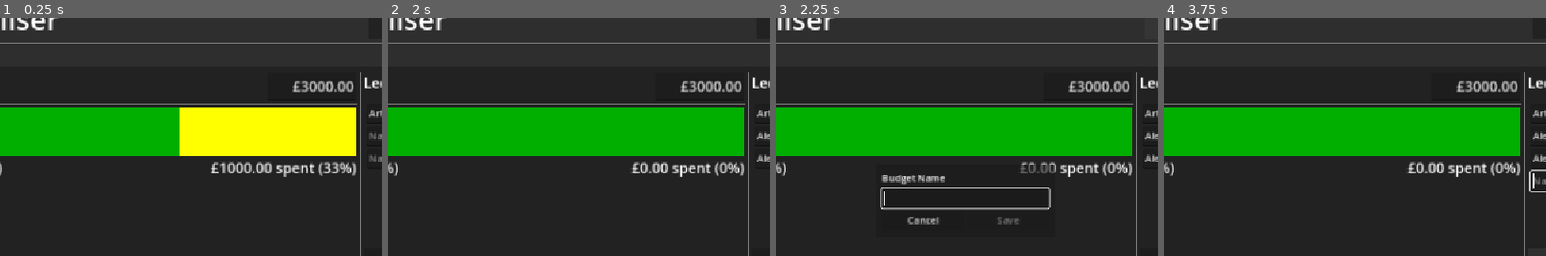
Above: before the commit, frames 1-4 (left to right).
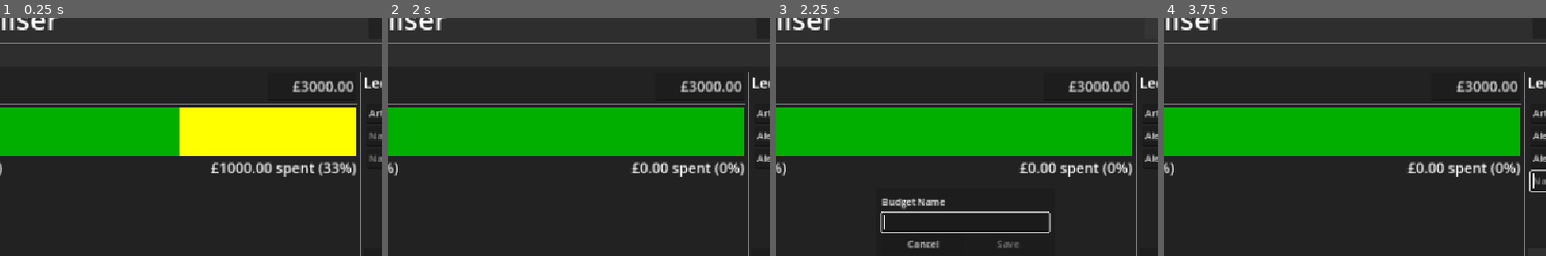
Above: after the commit, the same moments.

Repository: phrasmotica/budget-visualiser
Game: Godot game, scene res://app.tscn
Same seed, same stepped clock (60 frames per second), same inputs: the game is played once before the commit and once after it.
Inputs (mouse positions are % of the whole screen's width and height, from its top left):
- Up to frame 1 (0.25 s): no input
- Up to frame 2 (2 s): click (81, 31) at 0.52 s; type "Alex" at 0.6 s; click (81, 36) at 0.75 s; type "Alex" at 0.83 s; click (81, 73) at 0.98 s; type "Alex" at 1.07 s; click (81, 78) at 1.27 s; type "Alex" at 1.35 s
- Up to frame 3 (2.25 s): click "Edit" at 2 s
- Up to frame 4 (3.75 s): click "Cancel" at 2.75 s; click "+" at 3.5 s
The pictures show only the part of the screen within x 25-75%, y 7-57%; the shares and areas given below are measured in that part.

Frames 1-2 are identical in both runs. In frame 3, 3.2% of the frame differs, in the area x 27-73%, y 61-97%; in frame 4, nothing differs.

Commit message:
Create keyboard-operated menu for performing common commands
Squashed commit of the following:

commit 6209c440f26a7a99714d4c1e95e0ac2c9339c843
Author: Julian Lawrance <julian.lawrance@gmail.com>
Date:   Thu Nov 14 18:22:00 2024 +0000

    Fix logic for showing/hiding rename modal

commit fadc0eaa9aaa3d85a50440191133e07156ca985e
Author: Julian Lawrance <julian.lawrance@gmail.com>
Date:   Thu Nov 14 18:21:47 2024 +0000

    Disable hold key for modify mode while rename modal is open

commit c78036571d8f88ecc966be9f5f7dc7278ff79328
Author: Julian Lawrance <julian.lawrance@gmail.com>
Date:   Thu Nov 14 09:00:40 2024 +0000

    Create scene for entire budget UI, so that we can instantiate multiple of them

commit f07a28cdca9e2ab094f83c19becfc5cdc233c02b
Author: Julian Lawrance <julian.lawrance@gmail.com>
Date:   Thu Nov 14 08:52:43 2024 +0000

    Create scene for handling creation of new budget

commit 454e79b874e6e1def9f404e173d3e8cef5c948d6
Author: Julian Lawrance <julian.lawrance@gmail.com>
Date:   Thu Nov 14 08:47:16 2024 +0000

    Create scene for handling file menu commands

commit b9c8cc9c4c20b8a18999520a8aecb5fbba383eb8
Author: Julian Lawrance <julian.lawrance@gmail.com>
Date:   Thu Nov 14 08:08:26 2024 +0000

    Handle different commands from file menu after it is deactivated

commit 5dac863e804029d02bff4cbd8b501503b887351a
Author: Julian Lawrance <julian.lawrance@gmail.com>
Date:   Wed Nov 13 22:49:28 2024 +0000

    Create separate node for handling holding of Alt key to show file menu

commit 4a75a2e8330c927af5426f2de8cc88f40f383a1e
Author: Julian Lawrance <julian.lawrance@gmail.com>
Date:   Wed Nov 13 22:12:58 2024 +0000

    Ensure bills are written internally when budget is injected

commit b3853aad8c220ec4e25a7c4228ac104e2e463c1f
Author: Julian Lawrance <julian.lawrance@gmail.com>
Date:   Wed Nov 13 08:14:39 2024 +0000

    Add file menu to UI scene as a modal. Hold Alt key to make it appear

commit 2a65d2a58cd8b12dbefc0e48920a8e3671fcb376
Author: Julian Lawrance <julian.lawrance@gmail.com>
Date:   Wed Nov 13 07:53:01 2024 +0000

    Handle visibility of rename modal via its container node

commit 58ff947fa9d4bd69cd93867141e4db60c0a9279e
Author: Julian Lawrance <julian.lawrance@gmail.com>
Date:   Wed Nov 13 07:43:57 2024 +0000

    Fix size of rename modal container

commit 626f91540741952f342538194df1df41a00f940f
Author: Julian Lawrance <julian.lawrance@gmail.com>
Date:   Tue Nov 12 23:01:36 2024 +0000

    Create file menu scene, with options that can be selected via an index

commit fc1ea9344cc5eb996d6453862f123d33415f0cb5
Author: Julian Lawrance <julian.lawrance@gmail.com>
Date:   Tue Nov 12 23:01:15 2024 +0000

    Create theme with a custom MarginContainer override

Diff:
--- a/project.godot
+++ b/project.godot
@@ -23,8 +23,16 @@
 
 [input]
 
-ledger_delete_mode={
+modify_mode={
 "deadzone": 0.5,
 "events": [Object(InputEventKey,"resource_local_to_scene":false,"resource_name":"","device":-1,"window_id":0,"alt_press …(195 unchanged characters)…
 ]
 }
+file_menu_new_budget={
+"deadzone": 0.5,
+"events": []
+}
+file_menu_cancel={
+"deadzone": 0.5,
+"events": []
+}
--- /dev/null
+++ b/scenes/budget_container.tscn
@@ -0,0 +1,44 @@
+[gd_scene load_steps=4 format=3 uid="uid://c8636n1ymhc22"]
+
+[ext_resource type="PackedScene" uid="uid://ccpu37idlsyu8" path="res://scenes/budget_panel.tscn" id="1_ceist"]
+[ext_resource type="Script" path="res://scripts/budget_container.gd" id="1_sqxfy"]
+[ext_resource type="PackedScene" uid="uid://cgkqk55qden81" path="res://scenes/ledger_panel.tscn" id="2_vk38n"]
+
+[node name="BudgetContainer" type="MarginContainer"]
+theme_override_constants/margin_left = 10
+theme_override_constants/margin_top = 10
+theme_override_constants/margin_right = 10
+theme_override_constants/margin_bottom = 10
+script = ExtResource("1_sqxfy")
+metadata/_tab_index = 0
+
+[node name="HBoxContainer" type="HBoxContainer" parent="."]
+layout_mode = 2
+size_flags_vertical = 3
+
+[node name="BudgetPanel" parent="HBoxContainer" instance=ExtResource("1_ceist")]
+unique_name_in_owner = true
+layout_mode = 2
+spent = 20.0
+
+[node name="VSeparator" type="VSeparator" parent="HBoxContainer"]
+layout_mode = 2
+
+[node name="VBoxContainer" type="VBoxContainer" parent="HBoxContainer"]
+layout_mode = 2
+
+[node name="LedgerPanel" parent="HBoxContainer/VBoxContainer" instance=ExtResource("2_vk38n")]
+unique_name_in_owner = true
+layout_mode = 2
+size_flags_vertical = 3
+colour_hint = Color(0, 0.686275, 1, 1)
+
+[node name="BillsPanel" parent="HBoxContainer/VBoxContainer" instance=ExtResource("2_vk38n")]
+unique_name_in_owner = true
+layout_mode = 2
+title = "Bills"
+colour_hint = Color(1, 1, 0, 1)
+
+[connection signal="budget_changed" from="HBoxContainer/BudgetPanel" to="." method="_on_budget_panel_budget_changed"]
+[connection signal="transactions_changed" from="HBoxContainer/VBoxContainer/LedgerPanel" to="HBoxContainer/BudgetPanel" method="_on_ledger_panel_transactions_changed"]
+[connection signal="transactions_changed" from="HBoxContainer/VBoxContainer/BillsPanel" to="HBoxContainer/BudgetPanel" method="_on_bills_panel_transactions_changed"]
--- /dev/null
+++ b/scenes/budget_manager.tscn
@@ -0,0 +1,6 @@
+[gd_scene load_steps=2 format=3 uid="uid://bl67pmumsstv4"]
+
+[ext_resource type="Script" path="res://scripts/budget_manager.gd" id="1_b8aut"]
+
+[node name="BudgetManager" type="Node"]
+script = ExtResource("1_b8aut")
--- /dev/null
+++ b/scenes/file_menu.tscn
@@ -0,0 +1,42 @@
+[gd_scene load_steps=5 format=3 uid="uid://bgmkiacpl2puo"]
+
+[ext_resource type="Theme" uid="uid://gho3l34xmwce" path="res://themes/theme_default.tres" id="1_xa7gm"]
+[ext_resource type="Script" path="res://scripts/file_menu.gd" id="2_8bcol"]
+[ext_resource type="PackedScene" uid="uid://crimg3ende341" path="res://scenes/file_menu_option.tscn" id="3_fcfp3"]
+[ext_resource type="Texture2D" uid="uid://cc860eh4dkj3v" path="res://assets/sprites/cancel.png" id="3_lwauh"]
+
+[node name="FileMenu" type="PanelContainer" node_paths=PackedStringArray("options")]
+offset_right = 224.0
+offset_bottom = 120.0
+theme = ExtResource("1_xa7gm")
+script = ExtResource("2_8bcol")
+options = [NodePath("MarginContainer/VBoxContainer/HBoxContainer/NewBudgetOption"), NodePath("MarginContainer/VBoxContainer/HBoxContainer/CancelOption")]
+
+[node name="MarginContainer" type="MarginContainer" parent="."]
+layout_mode = 2
+theme_type_variation = &"MenuMargins"
+
+[node name="VBoxContainer" type="VBoxContainer" parent="MarginContainer"]
+layout_mode = 2
+
+[node name="HBoxContainer" type="HBoxContainer" parent="MarginContainer/VBoxContainer"]
+layout_mode = 2
+theme_override_constants/separation = 10
+
+[node name="NewBudgetOption" parent="MarginContainer/VBoxContainer/HBoxContainer" instance=ExtResource("3_fcfp3")]
+layout_mode = 2
+option_text = "New Budget"
+input = &"file_menu_new_budget"
+
+[node name="CancelOption" parent="MarginContainer/VBoxContainer/HBoxContainer" instance=ExtResource("3_fcfp3")]
+self_modulate = Color(0.411765, 0.411765, 0.411765, 1)
+layout_mode = 2
+texture = ExtResource("3_lwauh")
+option_text = "Cancel"
+input = &"file_menu_cancel"
+
+[node name="OptionLabel" type="Label" parent="MarginContainer/VBoxContainer"]
+unique_name_in_owner = true
+layout_mode = 2
+text = "New Budget"
+horizontal_alignment = 1
--- /dev/null
+++ b/scenes/file_menu_handler.tscn
@@ -0,0 +1,6 @@
+[gd_scene load_steps=2 format=3 uid="uid://c3l41x5rhwvjq"]
+
+[ext_resource type="Script" path="res://scripts/file_menu_handler.gd" id="1_t7ghg"]
+
+[node name="FileMenuHandler" type="Node"]
+script = ExtResource("1_t7ghg")
--- /dev/null
+++ b/scenes/file_menu_option.tscn
@@ -0,0 +1,10 @@
+[gd_scene load_steps=3 format=3 uid="uid://crimg3ende341"]
+
+[ext_resource type="Texture2D" uid="uid://dcbjprxcc0j6g" path="res://assets/sprites/files.png" id="1_ljgo2"]
+[ext_resource type="Script" path="res://scripts/file_menu_option.gd" id="2_vjsj1"]
+
+[node name="FileMenuOption" type="TextureRect"]
+custom_minimum_size = Vector2(100, 100)
+texture = ExtResource("1_ljgo2")
+expand_mode = 2
+script = ExtResource("2_vjsj1")
--- /dev/null
+++ b/scenes/hold_to_show_handler.tscn
@@ -0,0 +1,3 @@
+[gd_scene format=3 uid="uid://8q1uq48mpi7u"]
+
+[node name="HoldToShowHandler" type="Node"]
--- a/scenes/rename_modal.tscn
+++ b/scenes/rename_modal.tscn
@@ -1,17 +1,17 @@
-[gd_scene load_steps=2 format=3 uid="uid://dgdeqr1qdbinj"]
+[gd_scene load_steps=3 format=3 uid="uid://dgdeqr1qdbinj"]
 
 [ext_resource type="Script" path="res://scripts/rename_modal.gd" id="1_3xtd5"]
+[ext_resource type="Theme" uid="uid://gho3l34xmwce" path="res://themes/theme_default.tres" id="1_hwphd"]
 
 [node name="RenameModal" type="PanelContainer"]
 custom_minimum_size = Vector2(300, 0)
+theme = ExtResource("1_hwphd")
 script = ExtResource("1_3xtd5")
 
 [node name="MarginContainer" type="MarginContainer" parent="."]
 layout_mode = 2
-theme_override_constants/margin_left = 10
-theme_override_constants/margin_top = 10
-theme_override_constants/margin_right = 10
-theme_override_constants/margin_bottom = 10
+theme = ExtResource("1_hwphd")
+theme_type_variation = &"MenuMargins"
 
 [node name="VBoxContainer" type="VBoxContainer" parent="MarginContainer"]
 layout_mode = 2
--- a/scenes/ui.tscn
+++ b/scenes/ui.tscn
@@ -1,15 +1,21 @@
-[gd_scene load_steps=5 format=3 uid="uid://5eq1bvek10ef"]
+[gd_scene load_steps=9 format=3 uid="uid://5eq1bvek10ef"]
 
 [ext_resource type="Script" path="res://scripts/ui.gd" id="1_5131p"]
-[ext_resource type="PackedScene" uid="uid://ccpu37idlsyu8" path="res://scenes/budget_panel.tscn" id="1_iffwd"]
-[ext_resource type="PackedScene" uid="uid://cgkqk55qden81" path="res://scenes/ledger_panel.tscn" id="1_tkijw"]
+[ext_resource type="PackedScene" uid="uid://bl67pmumsstv4" path="res://scenes/budget_manager.tscn" id="2_l7a7o"]
+[ext_resource type="PackedScene" uid="uid://c8636n1ymhc22" path="res://scenes/budget_container.tscn" id="3_612qx"]
+[ext_resource type="Script" path="res://scripts/hold_to_show_handler.gd" id="3_mp87e"]
 [ext_resource type="PackedScene" uid="uid://dgdeqr1qdbinj" path="res://scenes/rename_modal.tscn" id="4_rr6x4"]
+[ext_resource type="PackedScene" uid="uid://bgmkiacpl2puo" path="res://scenes/file_menu.tscn" id="5_e440t"]
+[ext_resource type="PackedScene" uid="uid://8q1uq48mpi7u" path="res://scenes/hold_to_show_handler.tscn" id="6_apiio"]
+[ext_resource type="PackedScene" uid="uid://c3l41x5rhwvjq" path="res://scenes/file_menu_handler.tscn" id="8_1i7fs"]
 
 [node name="UI" type="PanelContainer"]
 custom_minimum_size = Vector2(1280, 720)
 offset_right = 1280.0
 offset_bottom = 800.0
 script = ExtResource("1_5131p")
+
+[node name="BudgetManager" parent="." instance=ExtResource("2_l7a7o")]
 
 [node name="MarginContainer" type="MarginContainer" parent="."]
 layout_mode = 2
@@ -59,59 +65,53 @@
 theme_override_constants/side_margin = 0
 current_tab = 0
 
-[node name="BudgetContainer" type="MarginContainer" parent="MarginContainer/VBoxContainer/TabContainer"]
-layout_mode = 2
-theme_override_constants/margin_left = 10
-theme_override_constants/margin_top = 10
-theme_override_constants/margin_right = 10
-theme_override_constants/margin_bottom = 10
-metadata/_tab_index = 0
-
-[node name="HBoxContainer" type="HBoxContainer" parent="MarginContainer/VBoxContainer/TabContainer/BudgetContainer"]
-layout_mode = 2
-size_flags_vertical = 3
-
-[node name="BudgetPanel" parent="MarginContainer/VBoxContainer/TabContainer/BudgetContainer/HBoxContainer" instance=ExtResource("1_iffwd")]
+[node name="BudgetContainer" parent="MarginContainer/VBoxContainer/TabContainer" instance=ExtResource("3_612qx")]
 unique_name_in_owner = true
 layout_mode = 2
-spent = 20.0
-
-[node name="VSeparator" type="VSeparator" parent="MarginContainer/VBoxContainer/TabContainer/BudgetContainer/HBoxContainer"]
-layout_mode = 2
-
-[node name="VBoxContainer" type="VBoxContainer" parent="MarginContainer/VBoxContainer/TabContainer/BudgetContainer/HBoxContainer"]
-layout_mode = 2
-
-[node name="LedgerPanel" parent="MarginContainer/VBoxContainer/TabContainer/BudgetContainer/HBoxContainer/VBoxContainer" instance=ExtResource("1_tkijw")]
-unique_name_in_owner = true
-layout_mode = 2
-size_flags_vertical = 3
-colour_hint = Color(0, 0.686275, 1, 1)
-
-[node name="BillsPanel" parent="MarginContainer/VBoxContainer/TabContainer/BudgetContainer/HBoxContainer/VBoxContainer" instance=ExtResource("1_tkijw")]
-unique_name_in_owner = true
-layout_mode = 2
-title = "Bills"
-colour_hint = Color(1, 1, 0, 1)
 
 [node name="ModalLayer" type="CanvasLayer" parent="."]
 
 [node name="RenameModalContainer" type="CenterContainer" parent="ModalLayer"]
 unique_name_in_owner = true
-custom_minimum_size = Vector2(1280, 720)
+custom_minimum_size = Vector2(1280, 800)
 offset_right = 1280.0
 offset_bottom = 720.0
-mouse_filter = 2
+mouse_filter = 0
 
 [node name="RenameModal" parent="ModalLayer/RenameModalContainer" instance=ExtResource("4_rr6x4")]
 unique_name_in_owner = true
 layout_mode = 2
 
+[node name="FileMenuContainer" type="CenterContainer" parent="ModalLayer"]
+unique_name_in_owner = true
+offset_right = 1280.0
+offset_bottom = 800.0
+mouse_filter = 0
+
+[node name="HoldToShowHandler" parent="ModalLayer/FileMenuContainer" node_paths=PackedStringArray("control_to_show") instance=ExtResource("6_apiio")]
+script = ExtResource("3_mp87e")
+input = &"modify_mode"
+control_to_show = NodePath("..")
+
+[node name="FileMenu" parent="ModalLayer/FileMenuContainer" instance=ExtResource("5_e440t")]
+unique_name_in_owner = true
+layout_mode = 2
+
+[node name="FileMenuHandler" parent="ModalLayer/FileMenuContainer/FileMenu" node_paths=PackedStringArray("file_menu") instance=ExtResource("8_1i7fs")]
+unique_name_in_owner = true
+file_menu = NodePath("..")
+
+[connection signal="modal_hidden" from="." to="ModalLayer/FileMenuContainer/HoldToShowHandler" method="_on_ui_modal_hidden"]
+[connection signal="modal_shown" from="." to="ModalLayer/FileMenuContainer/HoldToShowHandler" method="_on_ui_modal_shown"]
+[connection signal="created_new_budget" from="BudgetManager" to="." method="_on_budget_manager_created_new_budget"]
 [connection signal="pressed" from="MarginContainer/VBoxContainer/HBoxContainer2/EditButton" to="." method="_on_edit_button_pressed"]
 [connection signal="pressed" from="MarginContainer/VBoxContainer/HBoxContainer2/LoadButton" to="." method="_on_load_button_pressed"]
 [connection signal="pressed" from="MarginContainer/VBoxContainer/HBoxContainer2/SaveButton" to="." method="_on_save_button_pressed"]
-[connection signal="budget_changed" from="MarginContainer/VBoxContainer/TabContainer/BudgetContainer/HBoxContainer/BudgetPanel" to="." method="_on_budget_panel_budget_changed"]
-[connection signal="transactions_changed" from="MarginContainer/VBoxContainer/TabContainer/BudgetContainer/HBoxContainer/VBoxContainer/LedgerPanel" to="MarginContainer/VBoxContainer/TabContainer/BudgetContainer/HBoxContainer/BudgetPanel" method="_on_ledger_panel_transactions_changed"]
-[connection signal="transactions_changed" from="MarginContainer/VBoxContainer/TabContainer/BudgetContainer/HBoxContainer/VBoxContainer/BillsPanel" to="MarginContainer/VBoxContainer/TabContainer/BudgetContainer/HBoxContainer/BudgetPanel" method="_on_bills_panel_transactions_changed"]
+[connection signal="budget_changed" from="MarginContainer/VBoxContainer/TabContainer/BudgetContainer" to="." method="_on_budget_container_budget_changed"]
 [connection signal="modal_hidden" from="ModalLayer/RenameModalContainer/RenameModal" to="." method="_on_rename_modal_modal_hidden"]
 [connection signal="name_submitted" from="ModalLayer/RenameModalContainer/RenameModal" to="." method="_on_rename_modal_name_submitted"]
+[connection signal="activated" from="ModalLayer/FileMenuContainer/HoldToShowHandler" to="." method="_on_file_menu_hold_to_show_handler_activated"]
+[connection signal="activated" from="ModalLayer/FileMenuContainer/HoldToShowHandler" to="ModalLayer/FileMenuContainer/FileMenu/FileMenuHandler" method="_on_hold_to_show_handler_activated"]
+[connection signal="deactivated" from="ModalLayer/FileMenuContainer/HoldToShowHandler" to="." method="_on_file_menu_hold_to_show_handler_deactivated"]
+[connection signal="deactivated" from="ModalLayer/FileMenuContainer/HoldToShowHandler" to="ModalLayer/FileMenuContainer/FileMenu/FileMenuHandler" method="_on_hold_to_show_handler_deactivated"]
+[connection signal="new_budget" from="ModalLayer/FileMenuContainer/FileMenu/FileMenuHandler" to="BudgetManager" method="_on_file_menu_handler_new_budget"]
--- /dev/null
+++ b/scripts/budget_container.gd
@@ -0,0 +1,29 @@
+@tool
+class_name BudgetContainer extends MarginContainer
+
+@onready
+var budget_panel: BudgetPanel = %BudgetPanel
+
+@onready
+var ledger_panel: LedgerPanel = %LedgerPanel
+
+@onready
+var bills_panel: LedgerPanel = %BillsPanel
+
+signal budget_changed(budget: Budget)
+
+func inject(budget: Budget):
+	budget_panel.inject(budget)
+	ledger_panel.inject(budget.transactions)
+	bills_panel.inject(budget.bills)
+
+func prevent_input():
+	ledger_panel.prevent_input()
+	bills_panel.prevent_input()
+
+func allow_input():
+	ledger_panel.allow_input()
+	bills_panel.allow_input()
+
+func _on_budget_panel_budget_changed(budget: Budget) -> void:
+	budget_changed.emit(budget)
--- /dev/null
+++ b/scripts/budget_manager.gd
@@ -0,0 +1,10 @@
+extends Node
+
+signal created_new_budget(budget: Budget)
+
+func _on_file_menu_handler_new_budget() -> void:
+	var b := Budget.new()
+	b.id = randi()
+	b.name = "New budget"
+
+	created_new_budget.emit(b)
--- a/scripts/budget_panel.gd
+++ b/scripts/budget_panel.gd
@@ -51,6 +51,7 @@
 	update_budget()
 
 	overwrite_transactions(budget.transactions)
+	overwrite_bills(budget.bills)
 
 func update_budget():
 	if total_budget_edit:
--- /dev/null
+++ b/scripts/file_menu.gd
@@ -0,0 +1,52 @@
+@tool
+class_name FileMenu extends PanelContainer
+
+@export
+var selected_index: int = 0:
+	set(value):
+		selected_index = clampi(value, 0, options.size() - 1)
+
+		update_selection()
+
+@export
+var options: Array[FileMenuOption] = []:
+	set(value):
+		options = value
+
+		update_selection()
+
+@onready
+var option_label: Label = %OptionLabel
+
+var _active := false
+
+func _process(_delta: float) -> void:
+	if Input.is_action_just_released("ui_right"):
+		selected_index = (selected_index + 1) % options.size()
+		return
+
+	if Input.is_action_just_released("ui_left"):
+		selected_index = (selected_index - 1 + options.size()) % options.size()
+		return
+
+func activate() -> void:
+	_active = true
+
+func deactivate() -> void:
+	_active = false
+
+func get_command() -> StringName:
+	if not _active:
+		return ""
+
+	return options[selected_index].input
+
+func update_selection() -> void:
+	for i in len(options):
+		if i == selected_index:
+			if option_label:
+				option_label.text = options[i].option_text
+
+			options[i].self_modulate = Color.WHITE
+		else:
+			options[i].self_modulate = Color.DIM_GRAY
--- /dev/null
+++ b/scripts/file_menu_handler.gd
@@ -0,0 +1,25 @@
+class_name FileMenuHandler extends Node
+
+@export
+var file_menu: FileMenu
+
+signal new_budget
+
+func handle():
+	var command := file_menu.get_command()
+	if command.length() <= 0:
+		return
+
+	match command:
+		"file_menu_new_budget":
+			print("Creating a new budget from file menu")
+			new_budget.emit()
+		_:
+			print("Cancelling file menu")
+
+func _on_hold_to_show_handler_activated() -> void:
+	file_menu.activate()
+
+func _on_hold_to_show_handler_deactivated() -> void:
+	handle()
+	file_menu.deactivate()
--- /dev/null
+++ b/scripts/file_menu_option.gd
@@ -0,0 +1,21 @@
+@tool
+class_name FileMenuOption extends TextureRect
+
+@export
+var option_text := "New"
+
+@export
+var input: StringName = "":
+    set(value):
+        input = value
+        update_configuration_warnings()
+
+func _ready():
+    if Engine.is_editor_hint():
+        InputMap.load_from_project_settings()
+
+func _get_configuration_warnings() -> PackedStringArray:
+    if not InputMap.has_action(input):
+        return ["The input '%s' does not exist!" % input]
+
+    return []
--- /dev/null
+++ b/scripts/hold_to_show_handler.gd
@@ -0,0 +1,85 @@
+@tool
+class_name HoldToShowHandler extends Node
+
+@export
+var input: StringName = "":
+	set(value):
+		input = value
+		update_configuration_warnings()
+
+@export_range(1.0, 3.0)
+var duration: float = 1
+
+@export
+var control_to_show: Control
+
+@export
+var disabled := false:
+	set(value):
+		disabled = value
+
+		if disabled:
+			cancel_timer()
+
+var input_exists := false
+var _timer: SceneTreeTimer
+
+signal activated
+signal deactivated
+
+func _ready():
+	if Engine.is_editor_hint():
+		InputMap.load_from_project_settings()
+		return
+
+	input_exists = InputMap.has_action(input)
+
+func _process(_delta: float) -> void:
+	if Engine.is_editor_hint():
+		return
+
+	if not disabled and input_exists:
+		handle_hold_to_show()
+
+func _get_configuration_warnings() -> PackedStringArray:
+	if not InputMap.has_action(input):
+		return ["The input '%s' does not exist!" % input]
+
+	return []
+
+func handle_hold_to_show() -> void:
+	if Input.is_action_just_pressed(input):
+		_timer = get_tree().create_timer(duration)
+
+		print("Starting %s timer" % input)
+
+		_timer.timeout.connect(
+			func():
+				if Input.is_action_pressed(input):
+					print("Activating %s from timer" % input)
+
+					control_to_show.show()
+					activated.emit()
+		)
+
+	if Input.is_action_just_released(input):
+		if control_to_show.visible:
+			control_to_show.hide()
+
+		cancel_timer()
+
+		deactivated.emit()
+
+func cancel_timer():
+	if _timer:
+		print("Cancelling %s timer" % input)
+
+		var connections := _timer.timeout.get_connections()
+		for c in connections:
+			_timer.timeout.disconnect(c["callable"])
+
+func _on_ui_modal_shown() -> void:
+	disabled = true
+
+func _on_ui_modal_hidden() -> void:
+	disabled = false
--- a/scripts/ledger_panel.gd
+++ b/scripts/ledger_panel.gd
@@ -50,9 +50,9 @@
 		handle_input()
 
 func handle_input():
-	if Input.is_action_just_pressed("ledger_delete_mode"):
+	if Input.is_action_just_pressed("modify_mode"):
 		set_delete_mode(true)
-	elif Input.is_action_just_released("ledger_delete_mode"):
+	elif Input.is_action_just_released("modify_mode"):
 		set_delete_mode(false)
 
 func set_delete_mode(is_delete_mode: bool):
--- a/scripts/rename_modal.gd
+++ b/scripts/rename_modal.gd
@@ -22,7 +22,7 @@
 
 func handle_input():
 	if Input.is_action_just_pressed("ui_cancel"):
-		close_modal()
+		modal_hidden.emit()
 
 func submit(new_name: String):
 	if len(new_name) <= 0:
@@ -31,9 +31,6 @@
 	print("Submitting budget name " + new_name)
 
 	name_submitted.emit(new_name)
-
-func close_modal():
-	hide()
 
 func refresh():
 	if save_button:
@@ -52,7 +49,7 @@
 	submit(new_text)
 
 func _on_cancel_button_pressed() -> void:
-	close_modal()
+	modal_hidden.emit()
 
 func _on_save_button_pressed() -> void:
 	submit(name_edit.text)
@@ -62,5 +59,3 @@
 		if name_edit:
 			name_edit.grab_focus()
 			name_edit.select_all()
-	else:
-		modal_hidden.emit()
--- a/scripts/ui.gd
+++ b/scripts/ui.gd
@@ -5,13 +5,7 @@
 var tab_container: TabContainer = %TabContainer
 
 @onready
-var budget_panel: BudgetPanel = %BudgetPanel
-
-@onready
-var ledger_panel: LedgerPanel = %LedgerPanel
-
-@onready
-var bills_panel: LedgerPanel = %BillsPanel
+var budget_container: BudgetContainer = %BudgetContainer
 
 @onready
 var rename_modal_container: Container = %RenameModalContainer
@@ -19,8 +13,13 @@
 @onready
 var rename_modal: Control = %RenameModal
 
+@onready
+var file_menu_container: Container = %FileMenuContainer
+
 signal requested_load
 signal created_save_data(data: SaveData)
+signal modal_shown
+signal modal_hidden
 
 var _save_data: SaveData
 var _app_ready := false
@@ -39,8 +38,11 @@
 		window.size = small_window_size
 		window.move_to_center()
 
-		if rename_modal:
-			rename_modal.hide()
+		if rename_modal_container:
+			rename_modal_container.hide()
+
+		if file_menu_container:
+			file_menu_container.hide()
 
 func set_budget_title(title: String):
 	tab_container.set_tab_title(0, title)
@@ -57,12 +59,10 @@
 
 	set_budget_title(budget.name)
 
-	budget_panel.inject(budget)
-	ledger_panel.inject(budget.transactions)
-	bills_panel.inject(budget.bills)
+	budget_container.inject(budget)
 	rename_modal.inject(budget)
 
-func _on_budget_panel_budget_changed(budget: Budget) -> void:
+func _on_budget_container_budget_changed(budget: Budget) -> void:
 	if Engine.is_editor_hint():
 		return
 
@@ -95,14 +95,10 @@
 
 func _on_edit_button_pressed() -> void:
 	if rename_modal_container:
-		rename_modal_container.mouse_filter = Control.MOUSE_FILTER_STOP
+		rename_modal_container.show()
 
-	# TODO: implement this via showing/hiding the container node instead
-	if rename_modal:
-		rename_modal.show()
-
-	ledger_panel.prevent_input()
-	bills_panel.prevent_input()
+	budget_container.prevent_input()
+	modal_shown.emit()
 
 func _on_rename_modal_name_submitted(new_name: String) -> void:
 	print("Renaming budget to " + new_name)
@@ -113,12 +109,23 @@
 
 	created_save_data.emit(_save_data)
 
-	if rename_modal:
-		rename_modal.hide()
+	if rename_modal_container:
+		rename_modal_container.hide()
+
+	budget_container.allow_input()
+	modal_hidden.emit()
 
 func _on_rename_modal_modal_hidden() -> void:
-	if rename_modal_container:
-		rename_modal_container.mouse_filter = Control.MOUSE_FILTER_IGNORE
+	rename_modal_container.hide()
 
-	ledger_panel.allow_input()
-	bills_panel.allow_input()
+	budget_container.allow_input()
+	modal_hidden.emit()
+
+func _on_file_menu_hold_to_show_handler_activated() -> void:
+	budget_container.prevent_input()
+
+func _on_file_menu_hold_to_show_handler_deactivated() -> void:
+	budget_container.allow_input()
+
+func _on_budget_manager_created_new_budget(budget: Budget) -> void:
+	print("Created new budget ID=%d" % budget.id)
--- /dev/null
+++ b/themes/theme_default.tres
@@ -0,0 +1,8 @@
+[gd_resource type="Theme" format=3 uid="uid://gho3l34xmwce"]
+
+[resource]
+MenuMargins/base_type = &"MarginContainer"
+MenuMargins/constants/margin_bottom = 10
+MenuMargins/constants/margin_left = 10
+MenuMargins/constants/margin_right = 10
+MenuMargins/constants/margin_top = 10
Binary file added: assets/sprites/cancel.png
Not shown, added: assets/sprites/cancel.png.import
Binary file added: assets/sprites/files.png
Not shown, added: assets/sprites/files.png.import
Not shown, added: credits.md
